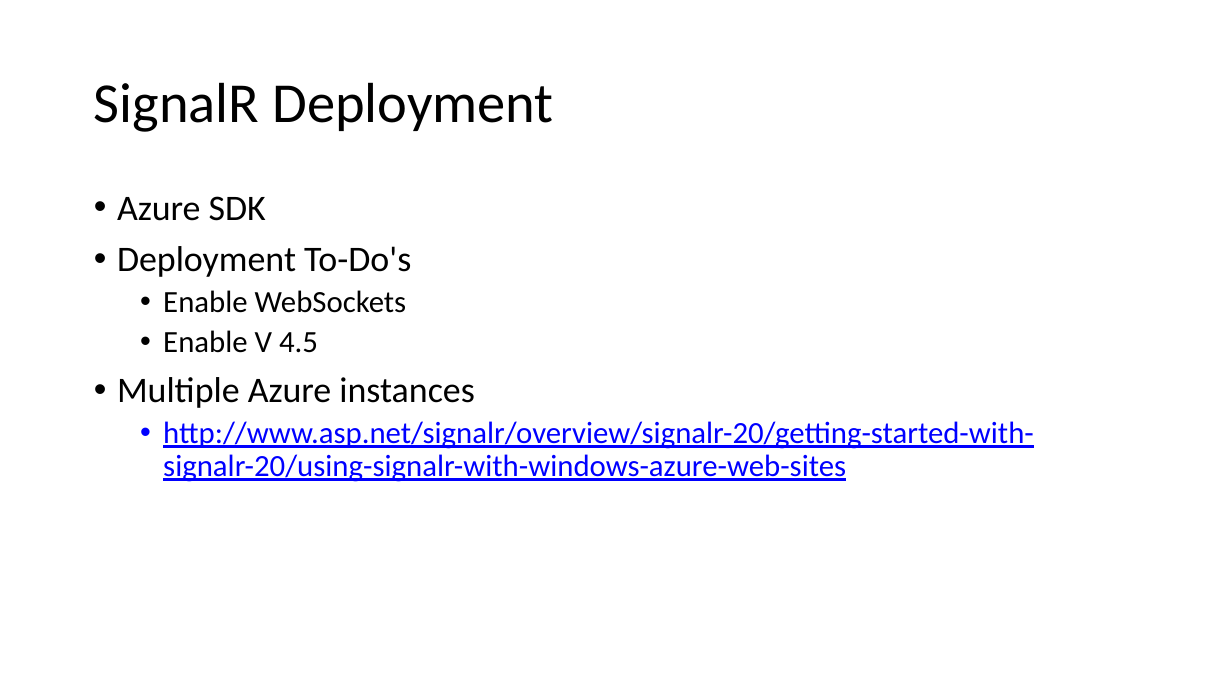
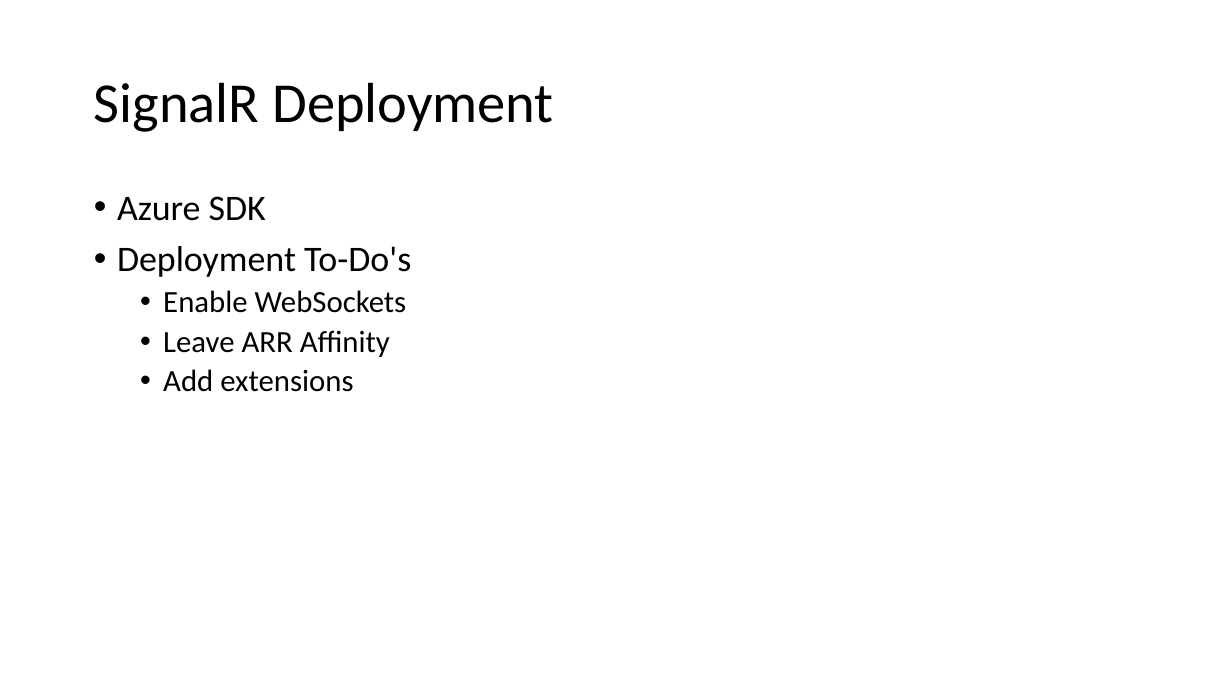
Before and after one commit to BionStt/presentations-2, a slide deck: slide 41 of Build Real Time Software with SignalR.pptx (slide 42 before the commit). Drawn at 1232x693 pixels with LibreOffice and Linux fonts; fonts in the diff are those of the drawing. Boxes give left, top, right and bottom in pixels: in the first picture for what was removed or moved away, otherwise in the second. Text is boxed around its words. In the diff, an @@ line names an element or a change of style, - is before the commit and + after.

Commit message:
Core SignalR updates

```diff
--- a/Build Real Time Software with SignalR.pptx
+++ b/Build Real Time Software with SignalR.pptx
@@ text at box(163, 330, 390, 392): text changed; text colour #0000FF to #000000 @@
-  • Enable V 4.5
-• Multiple Azure instances
-  • http://www.asp.net/signalr/overview/signalr-20/getting-started-with-signalr-20/using-signalr-with-windows-azure-web-sites
+  • Leave ARR Affinity
+  • Add extensions
```
Also in this commit, not shown: 11 other slides changed, 6 slides added, 6 slides removed.
